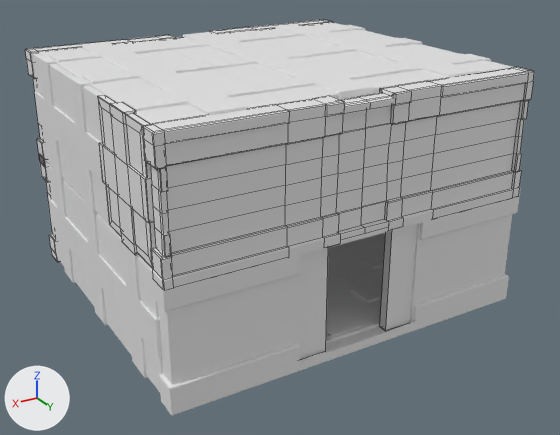
A saved change to the FBX model Assets/PowerStation.fbx.
Rendered twice from a camera (50 mm lens) standing at (149.0, 220.0, 132.0) and looking at (-1.0, -31.0, 6.0). The axes (+X, +Y, +Z) are drawn at lower left. The lights are the same throughout. Mesh edges are drawn as thin lines on the coarser meshes. Where no turn or scale is listed for an object, it has been applied to the vertices.
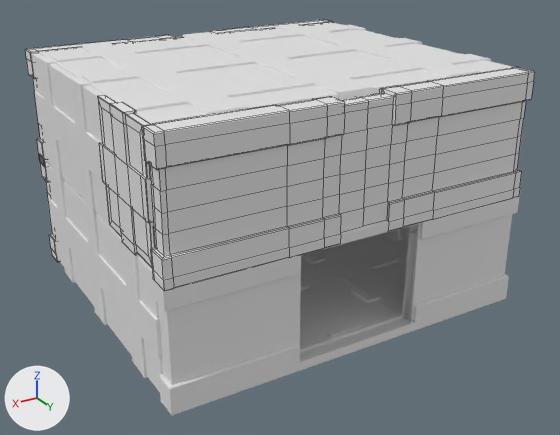
The newer file is also turned or shifted as a whole; pictures and numbers use the older file's frame.

Patch to the scene script:
```diff
--- a/Assets/PowerStation.fbx.py
+++ b/Assets/PowerStation.fbx.py
@@ ob_cube_152 @@
 ob_cube_152 = bpy.data.objects.new('Cube.152', me_cube_149)
-ob_cube_152.location = (0.2, 23.0, 45.0)
+ob_cube_152.location = (0.2, 24.0, 45.0)
+ob_cube_152.rotation_euler = (0.0, 0.0, -3.142)  # degrees (0, 0, -180)
@@ ob_cube_149 @@
-ob_cube_149 = bpy.data.objects.new('Cube.149', me_cube_160)
-ob_cube_149.location = (31.3, 24.2, -0.1)
@@ ob_cube_150 @@
-ob_cube_150 = bpy.data.objects.new('Cube.150', me_cube_150)
-ob_cube_150.location = (-30.9, 24.2, -0.1)
```

Changed parts and their boxes (x1, y1, x2, y2) in the pictures (560 x 435 px):
'Cube.152', moved, turned: before (142, 67, 534, 280); after (142, 67, 535, 280)
'Cube.150', deleted: before (380, 224, 417, 330)
'Cube.149', deleted: before (300, 248, 328, 360)
